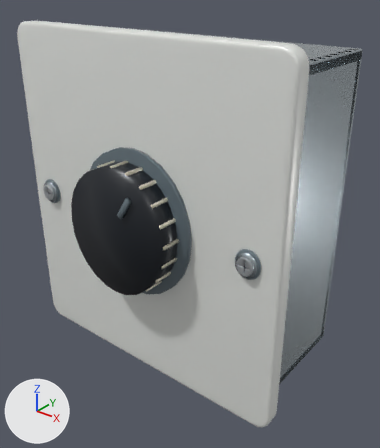
The Blender file authoring/blender/models/selector_rotary.blend as it was, and as the next commit left it.
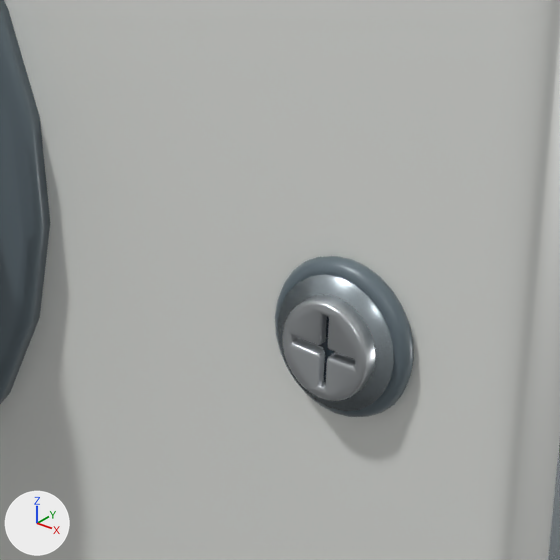
The first picture shows the older version from a camera (50 mm lens) standing at (0.921, -1.075, 1.273) and looking at (0.036, 0.031, 0.587). The close-ups show the older and then the newer version on the part from 48% to 76% of the width and 45% to 69% of the height of that picture. Only the edits that show in the close-ups are written down. The axes (+X, +Y, +Z) are drawn at lower left. The lights are the same throughout.

The scene before the commit, as lines of its bpy script (objects in view):
```python
ob_node_12 = bpy.data.objects.new('node-12', me_recipe_mesh_005)
ob_node_12.parent = ob_part_cover
ob_node_12.location = (0.0, 0.0, 0.0)
ob_node_37 = bpy.data.objects.new('node-37', me_recipe_mesh_010)
ob_node_37.parent = ob_part_cover
ob_node_37.location = (0.425, 0.0, 0.048)
ob_node_43 = bpy.data.objects.new('node-43', me_recipe_mesh_011)
ob_node_43.parent = ob_node_42
ob_node_43.location = (0.0, 0.0, 0.0)
ob_node_43.rotation_euler = (1.571, 0.0, 0.0)  # degrees (90, 0, 0)
ob_node_45 = bpy.data.objects.new('node-45', me_recipe_mesh_013)
ob_node_45.parent = ob_node_42
ob_node_45.location = (0.0, 0.0, 0.014)
# also in view: 'Recessed screw head.004' at (0.36, -0.168, 0.652); 'node-13' at (0.0, -0.16, 0.652)
```
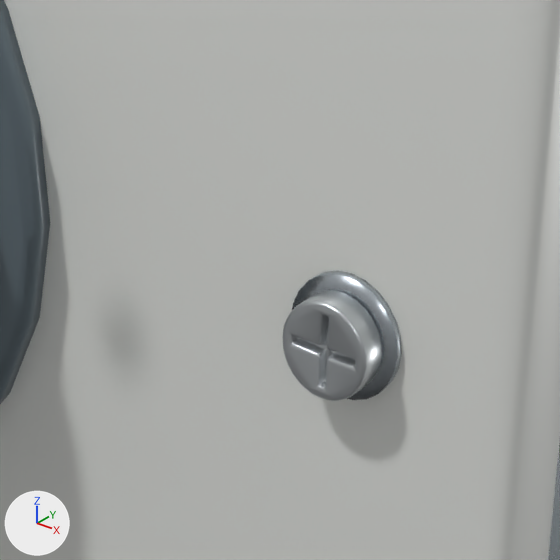
Location of each change, (x1, y1, x2, y2) in pixels of the close-ups (560 x 560 px):
'node-37', deleted: before (275, 256, 414, 417)
'node-43', deleted: before (278, 274, 394, 411)
'node-45', deleted (mostly hidden): before (323, 316, 335, 383)
'Flat seating washer.001', unchanged, uncovered by the edit: after (292, 270, 402, 400)

Edits to the bpy script that builds the scene:
```text
Remove ob_node_37:
    ob_node_37 = bpy.data.objects.new('node-37', me_recipe_mesh_010)
    ob_node_37.parent = ob_part_cover
    ob_node_37.location = (0.425, 0.0, 0.048)
Remove ob_node_43:
    ob_node_43 = bpy.data.objects.new('node-43', me_recipe_mesh_011)
    ob_node_43.parent = ob_node_42
    ob_node_43.location = (0.0, 0.0, 0.0)
    ob_node_43.rotation_euler = (1.571, 0.0, 0.0)  # degrees (90, 0, 0)
    _m = ob_node_43.modifiers.new('Weighted corner normals', 'WEIGHTED_NORMAL')
    _m.keep_sharp = True
Remove ob_node_45:
    ob_node_45 = bpy.data.objects.new('node-45', me_recipe_mesh_013)
    ob_node_45.parent = ob_node_42
    ob_node_45.location = (0.0, 0.0, 0.014)
    _m = ob_node_45.modifiers.new('Small manufactured bevel', 'BEVEL')
    _m.width = 0.004
    _m.width_pct = 0.004
    _m.segments = 2
    _m = ob_node_45.modifiers.new('Weighted corner normals', 'WEIGHTED_NORMAL')
    _m.keep_sharp = True
```
